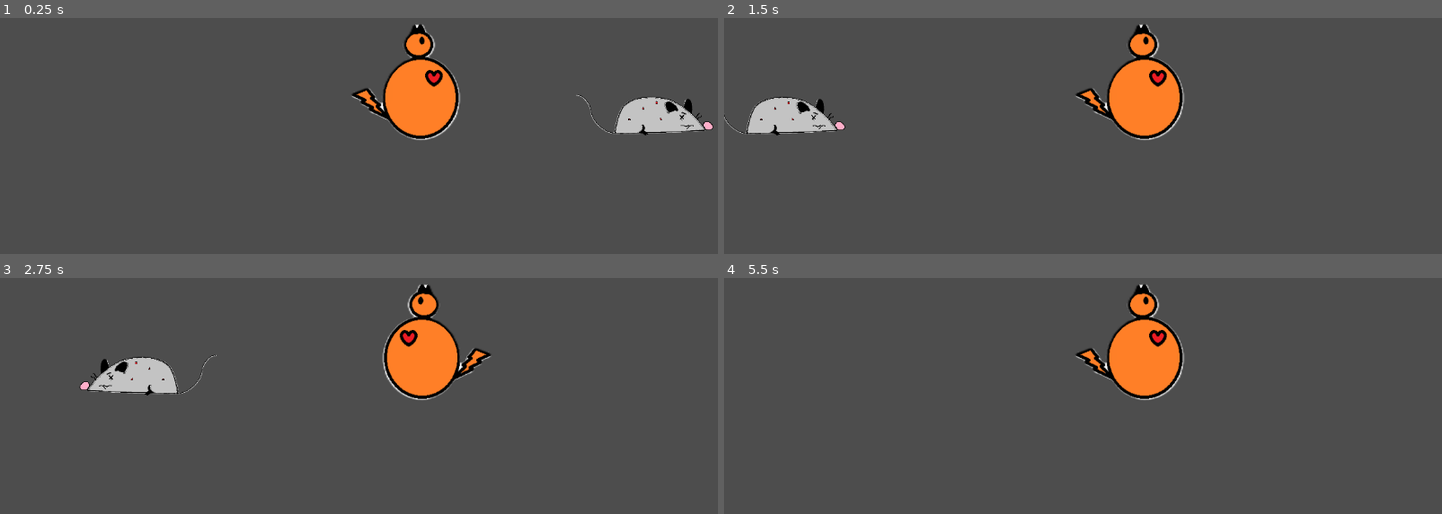
Above: before the commit, frames 1-4 (two rows, left to right).
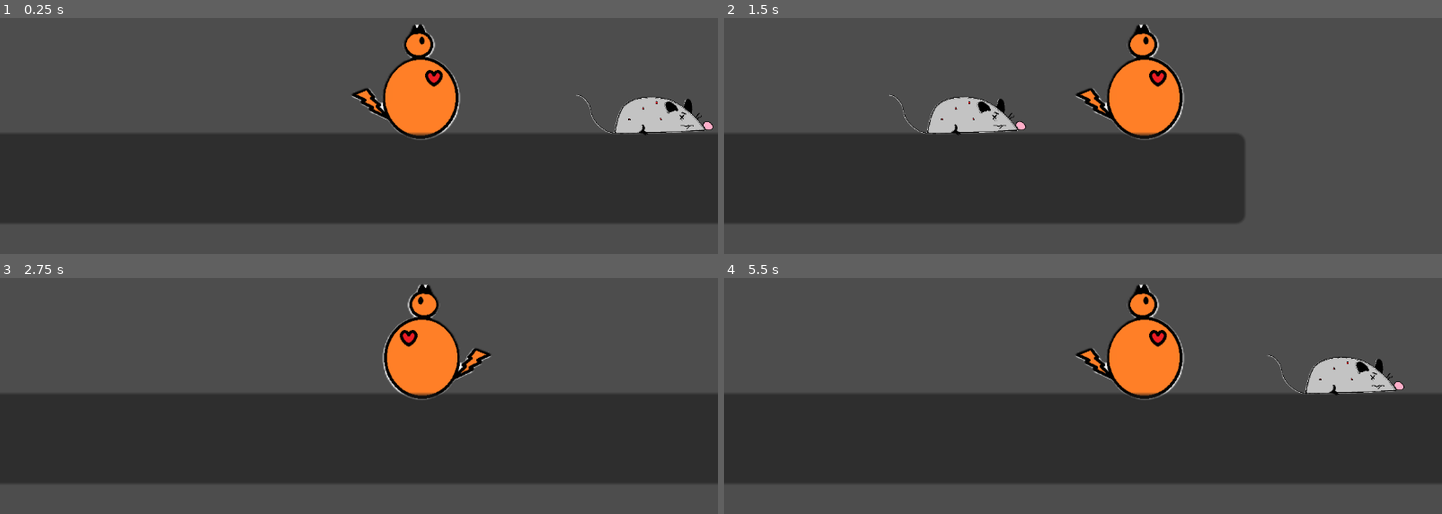
Above: after the commit, the same moments.

Repository: noor741/calHacks
Game: Godot game, scene res://scene_1.tscn
Two runs of this game, one before a commit and one after it. Both use one fixed random seed, a clock stepped at 60 frames per second and the inputs below.
Inputs:
- Up to frame 1 (0.25 s): no input
- Up to frame 2 (1.5 s): tap Enter (ui_accept) at 0.5, 0.77 s; hold Right (ui_right) from 0.53 s (still down)
- Up to frame 3 (2.75 s): tap Enter (ui_accept) at 1.52 s; release Right (ui_right) at 2.03 s; hold Left (ui_left) from 2.03 s (still down)
- Up to frame 4 (5.5 s): release Left (ui_left) at 2.78 s; hold Right (ui_right) 2.78-4.28 s; tap Enter (ui_accept) at 3.02, 3.77, 4.52 s; hold Left (ui_left) 4.28-5.03 s; hold Right (ui_right) from 5.03 s (still down)

The runs differ from the first frame. In frame 1, 37% of the frame differs, in the area x 0-100%, y 48-87%; in frame 2, 30%; in frame 3, 39%, in the area x 0-100%, y 32-87%; in frame 4, 39%.

Commit message:
bordersssss

Diff:
--- a/scene_1.tscn
+++ b/scene_1.tscn
@@ -12,8 +12,22 @@
 
 [sub_resource type="WorldBoundaryShape2D" id="WorldBoundaryShape2D_u7nbe"]
 
+[sub_resource type="RectangleShape2D" id="RectangleShape2D_476os"]
+size = Vector2(20, 206.5)
+
+[sub_resource type="RectangleShape2D" id="RectangleShape2D_6kny7"]
+size = Vector2(20, 143.5)
+
 [sub_resource type="RectangleShape2D" id="RectangleShape2D_lxhn0"]
 size = Vector2(43, 14)
+
+[sub_resource type="RectangleShape2D" id="RectangleShape2D_dskmj"]
+size = Vector2(43, 13)
+
+[sub_resource type="RectangleShape2D" id="RectangleShape2D_cbe3r"]
+size = Vector2(43, 14)
+
+[sub_resource type="RectangleShape2D" id="RectangleShape2D_eskov"]
 
 [node name="Scene1" type="Node2D"]
 
@@ -49,6 +63,14 @@
 shape = SubResource("WorldBoundaryShape2D_u7nbe")
 debug_color = Color(0.337255, 0.611765, 0.341176, 0.419608)
 
+[node name="Pillar1" type="CollisionShape2D" parent="World"]
+position = Vector2(-225, -103.75)
+shape = SubResource("RectangleShape2D_476os")
+
+[node name="Pillar2" type="CollisionShape2D" parent="World"]
+position = Vector2(233, -72.25)
+shape = SubResource("RectangleShape2D_6kny7")
+
 [node name="Mouse" type="CharacterBody2D" parent="."]
 position = Vector2(50, -13)
 script = ExtResource("3_gkvk8")
@@ -66,3 +88,22 @@
 texture = ExtResource("5_ptfj6")
 script = ExtResource("7_6id8a")
 metadata/_edit_group_ = true
+
+[node name="Platforms" type="StaticBody2D" parent="."]
+
+[node name="Platform1" type="CollisionShape2D" parent="Platforms"]
+position = Vector2(83, -42)
+shape = SubResource("RectangleShape2D_dskmj")
+
+[node name="Platform2" type="CollisionShape2D" parent="Platforms"]
+position = Vector2(155, -75)
+shape = SubResource("RectangleShape2D_cbe3r")
+
+[node name="Platform3" type="CollisionShape2D" parent="Platforms"]
+position = Vector2(201, -109)
+shape = SubResource("RectangleShape2D_eskov")
+
+[node name="Panel" type="Panel" parent="."]
+offset_left = -230.0
+offset_right = 245.0
+offset_bottom = 29.0
Not shown, added: background-computer-game-medieval-city-260nw-2274451531.webp.import
Not shown: 1 places in scene_1.tscn that only renumber resources
